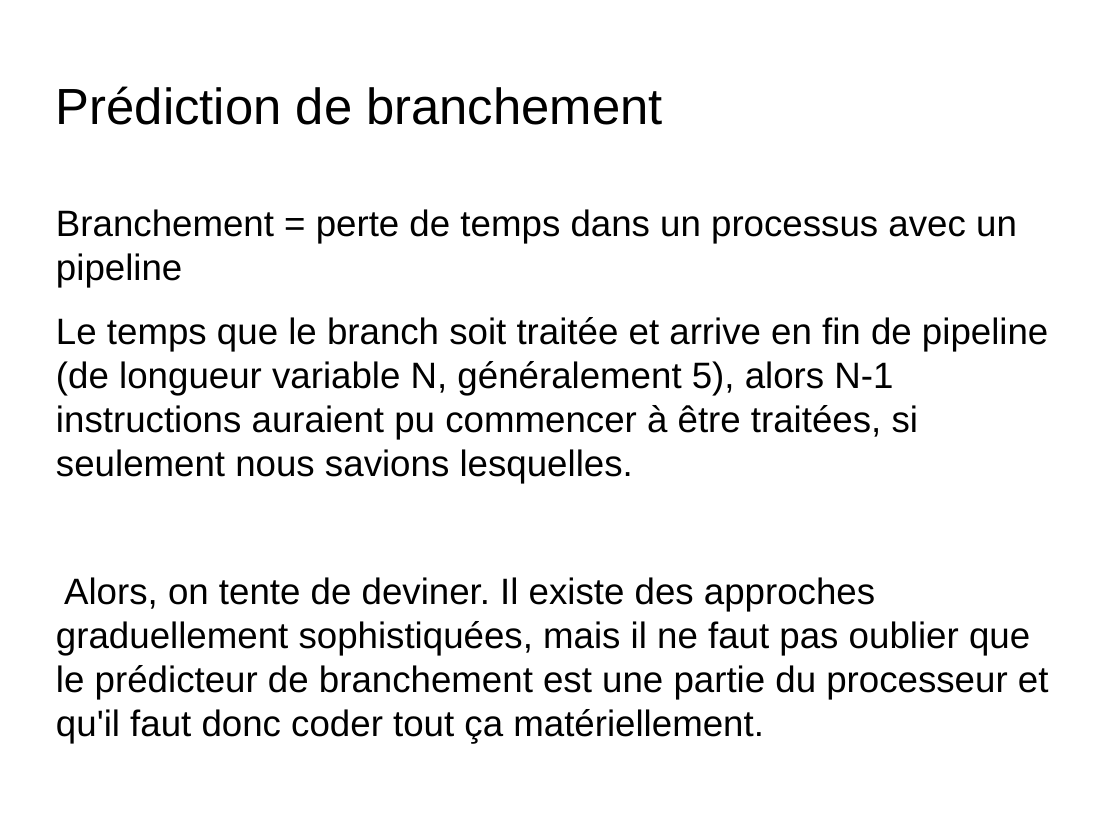
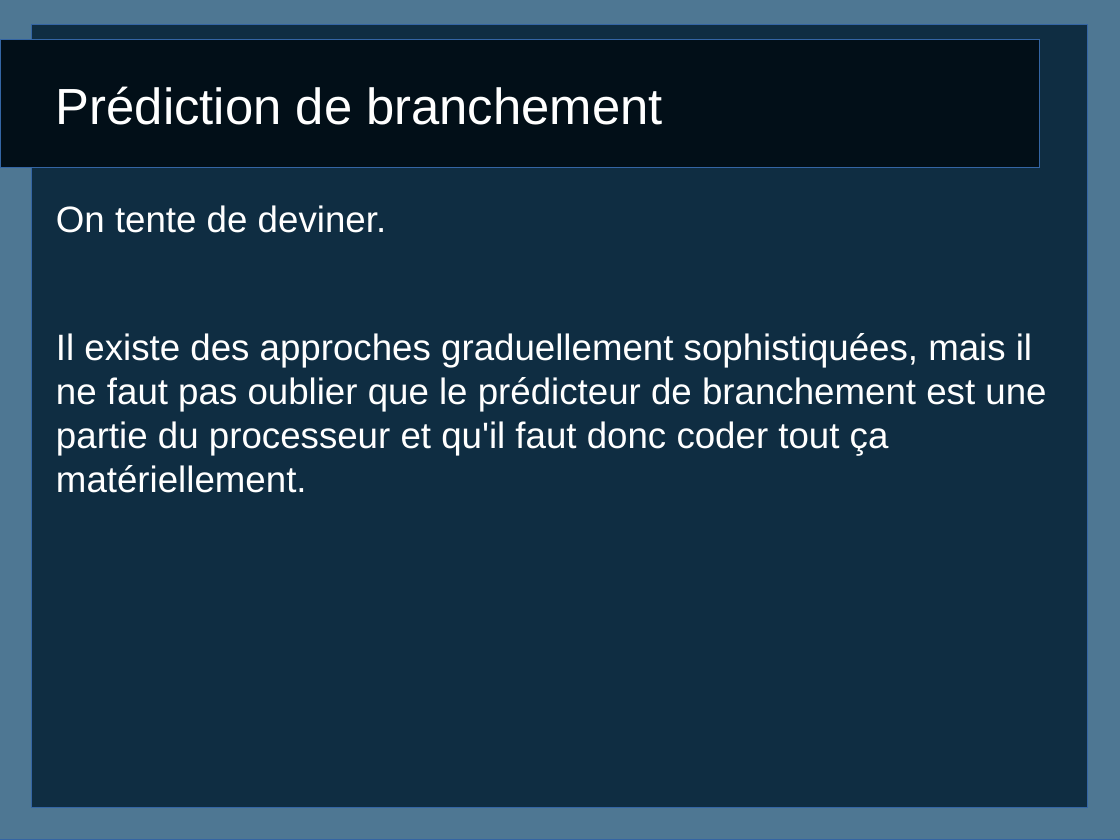
Before and after one commit to caswitch/recherche-et-doc-s4, a slide deck: slide 4 of Diapo1.odp. Drawn at 1120x840 pixels with LibreOffice and Linux fonts; fonts in the diff are those of the drawing; background and template pictures are left out. Boxes give left, top, right and bottom in pixels: in the first picture for what was removed or moved away, otherwise in the second. Text is boxed around its words. In the diff, an @@ line names an element or a change of style, - is before the commit and + after.

```diff
--- a/Diapo1.odp
+++ b/Diapo1.odp
@@ rectangle added at (0, 0, 1120, 840), fill #4E7793, outline #3465A4 0 pt @@
@@ rectangle added at (32, 24, 1087, 809), fill #0F2D42, outline #3465A4 0 pt @@
@@ freeform shape added at (0, 40, 1041, 168), fill #020F18, outline #3465A4 0 pt @@
@@ title "Prédiction de branchement" at (56, 86, 662, 125): text colour #000000 to #FFFFFF @@
@@ text at (56, 205, 1046, 493): text changed; text colour #000000 to #FFFFFF @@
-Branchement = perte de temps dans un processus avec un pipeline
-Le temps que le branch soit traitée et arrive en fin de pipeline (de longueur variable N, généralement 5), alors N-1 instructions auraient pu commencer à être traitées, si seulement nous savions lesquelles.
-Alors, on tente de deviner. Il existe des approches graduellement sophistiquées, mais il ne faut pas oublier que le prédicteur de branchement est une partie du processeur et qu'il faut donc coder tout ça matériellement.
+On tente de deviner.
+Il existe des approches graduellement sophistiquées, mais il ne faut pas oublier que le prédicteur de branchement est une partie du processeur et qu'il faut donc coder tout ça matériellement.
```
Also in this commit, not shown: 6 other slides changed, 3 slides added, 3 slides removed, 6 other files.
